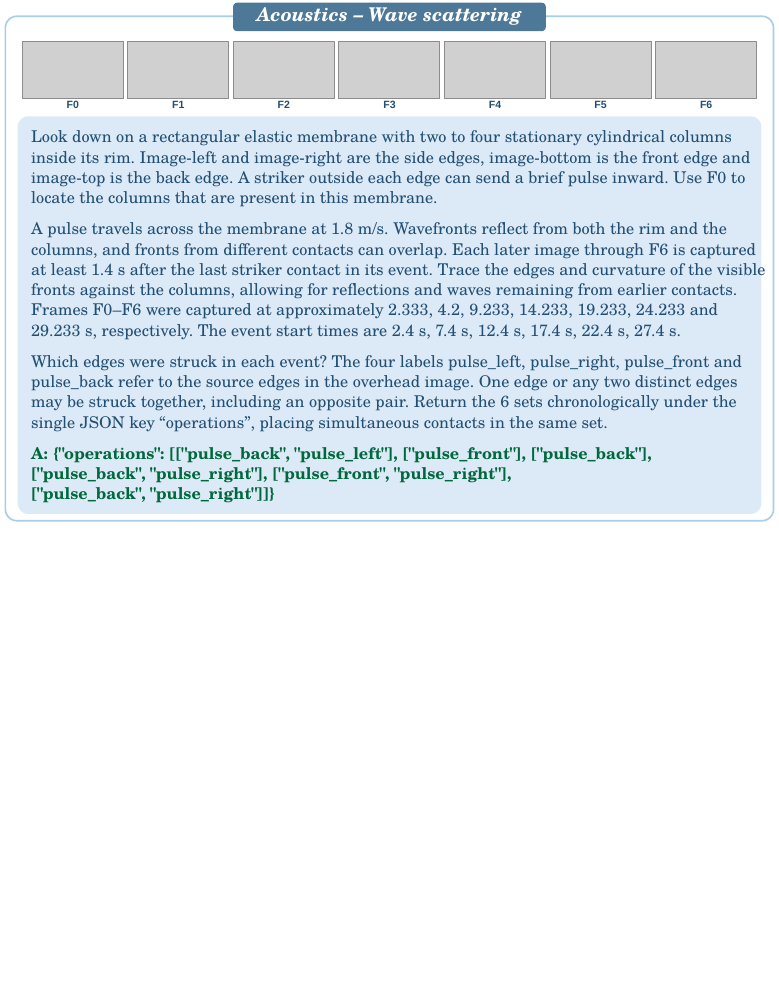
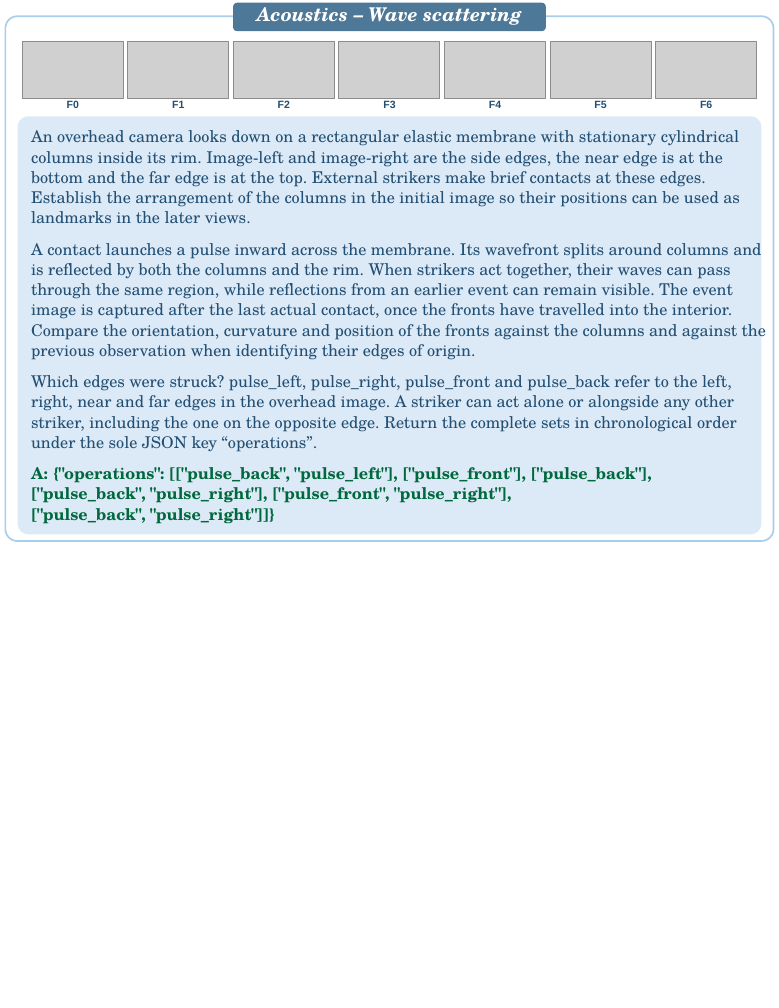
Before and after one commit to PIER-Lab/CaveBench, a slide deck: slide 14 of docs/assets/cases/CaveBench_Case_Studies.pptx. Drawn at 779x1008 pixels with LibreOffice and Linux fonts; fonts in the diff are those of the drawing; grey boxes stand for pictures. Boxes give left, top, right and bottom in pixels: in the first picture for what was removed or moved away, otherwise in the second. Text is boxed around its words. In the diff, an @@ line names an element or a change of style, - is before the commit and + after.

```diff
--- a/docs/assets/cases/CaveBench_Case_Studies.pptx
+++ b/docs/assets/cases/CaveBench_Case_Studies.pptx
@@ rounded rectangle: place and size @@
-rounded rectangle at [6,17,774,521]
+rounded rectangle at [6,17,774,541]
@@ rounded rectangle: place and size @@
-rounded rectangle at [18,116,761,513]
+rounded rectangle at [18,116,761,534]
@@ rounded rectangle at [18,116,761,534]: proportions changed @@
@@ text at [31,130,740,223]: text changed @@
-Look down on a rectangular elastic membrane with two to four stationary cylindrical columns
-inside its rim. Image-left and image-right are the side edges, image-bottom is the front edge and
-image-top is the back edge. A striker outside each edge can send a brief pulse inward. Use F0 to
-locate the columns that are present in this membrane.
+An overhead camera looks down on a rectangular elastic membrane with stationary cylindrical
+columns inside its rim. Image-left and image-right are the side edges, the near edge is at the
+bottom and the far edge is at the top. External strikers make brief contacts at these edges.
+Establish the arrangement of the columns in the initial image so their positions can be used as
+landmarks in the later views.
@@ text at [31,243,766,360]: text changed @@
-A pulse travels across the membrane at 1.8 m/s. Wavefronts reflect from both the rim and the
-columns, and fronts from different contacts can overlap. Each later image through F6 is captured
-at least 1.4 s after the last striker contact in its event. Trace the edges and curvature of the visible
-fronts against the columns, allowing for reflections and waves remaining from earlier contacts.
-Frames F0–F6 were captured at approximately 2.333, 4.2, 9.233, 14.233, 19.233, 24.233 and
-29.233 s, respectively. The event start times are 2.4 s, 7.4 s, 12.4 s, 17.4 s, 22.4 s, 27.4 s.
+A contact launches a pulse inward across the membrane. Its wavefront splits around columns and
+is reflected by both the columns and the rim. When strikers act together, their waves can pass
+through the same region, while reflections from an earlier event can remain visible. The event
+image is captured after the last actual contact, once the fronts have travelled into the interior.
+Compare the orientation, curvature and position of the fronts against the columns and against the
+previous observation when identifying their edges of origin.
@@ text at [31,375,737,452]: text changed @@
-Which edges were struck in each event? The four labels pulse_left, pulse_right, pulse_front and
-pulse_back refer to the source edges in the overhead image. One edge or any two distinct edges
-may be struck together, including an opposite pair. Return the 6 sets chronologically under the
-single JSON key “operations”, placing simultaneous contacts in the same set.
+Which edges were struck? pulse_left, pulse_right, pulse_front and pulse_back refer to the left,
+right, near and far edges in the overhead image. A striker can act alone or alongside any other
+striker, including the one on the opposite edge. Return the complete sets in chronological order
+under the sole JSON key “operations”.
@@ text "A: {"operations": [["pulse_back", "pulse_left"], ["pulse_fro ...": place and size @@
-text "A: {"operations": [["pulse_back", "pulse_left"], ["pulse_fro ..." at [31,447,652,503]
+text "A: {"operations": [["pulse_back", "pulse_left"], ["pulse_fro ..." at [31,467,652,524]
```
Also in this commit, not shown: 19 other slides changed.
